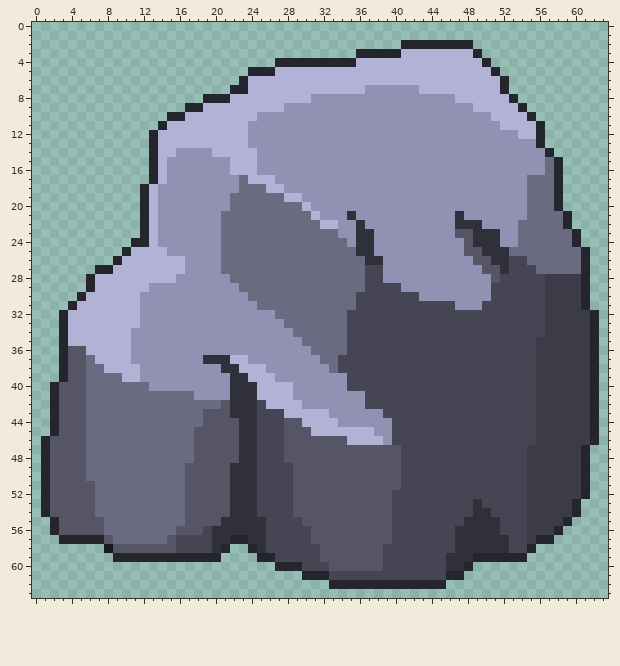
Two states of a pixel-art sprite, Assets/Arts/Obstacle/StoneObstacle.png. The picture above is the old version.
The file is 64x64 pixels.
After the commit:
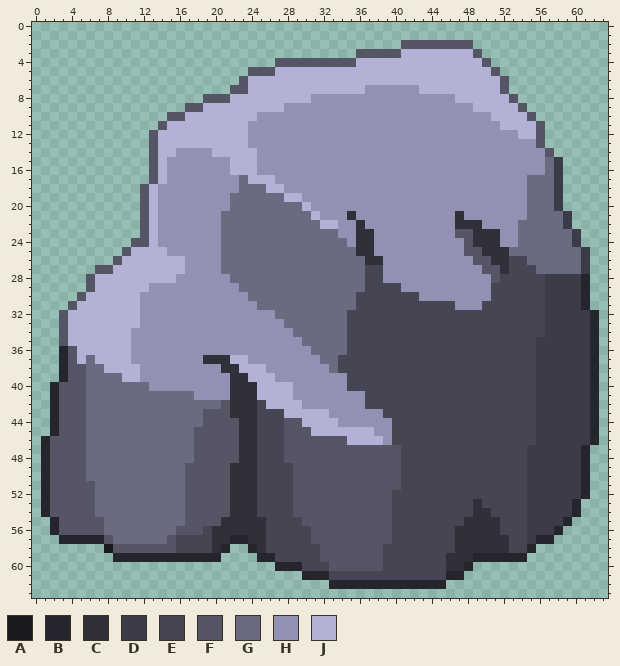
Palette (. is transparent): A #191920  B #25252d  C #30303b  D #3c3c49  E #454554  F #555566  G #6a6a80  H #9191b3  J #b2b2d6
Diff:
Changed rows in their new state; - is an unchanged pixel.
first column x 3:
 2 --------------------------------------FFFFFFFF-------------
 3 ---------------------------------FFFFF--------F------------
 4 ------------------------FFFFFFFFF--------------F-----------
 5 ---------------------FFF------------------------F----------
 6 --------------------F----------------------------F---------
 7 -------------------FF----------------------------F---------
 8 ----------------FFF-------------------------------F--------
 9 --------------FF-----------------------------------F-------
10 ------------FF--------------------------------------F------
11 -----------F-----------------------------------------F-----
12 ----------F------------------------------------------F-----
13 ----------F------------------------------------------F-----
14 ----------F-------------------------------------------F----
15 ----------F--------------------------------------------D---
16 ----------F--------------------------------------------D---
17 ----------F--------------------------------------------D---
18 ---------F---------------------------------------------D---
19 ---------F---------------------------------------------D---
20 ---------F---------------------------------------------D---
21 ---------F----------------------------------------------D--
22 ---------F----------------------------------------------D--
23 ---------F-----------------------------------------------D-
24 --------FF-----------------------------------------------D-
25 -------F--------------------------------------------------D
26 ------F---------------------------------------------------D
27 ----FF----------------------------------------------------D
28 ---F-------------------------------------------------------
29 ---F-------------------------------------------------------
30 --F--------------------------------------------------------
31 -F---------------------------------------------------------
32 F----------------------------------------------------------
33 F----------------------------------------------------------
34 F----------------------------------------------------------
35 F----------------------------------------------------------
36 --J--------------------------------------------------------
37 --J--------------------------------------------------------
